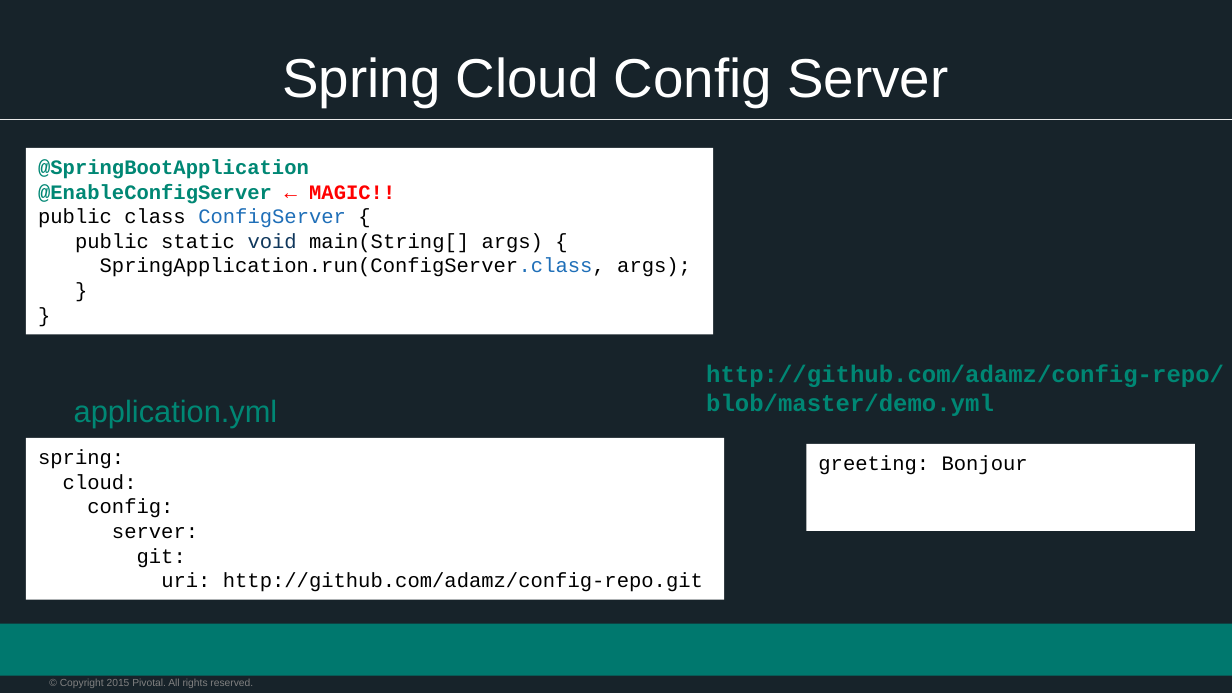
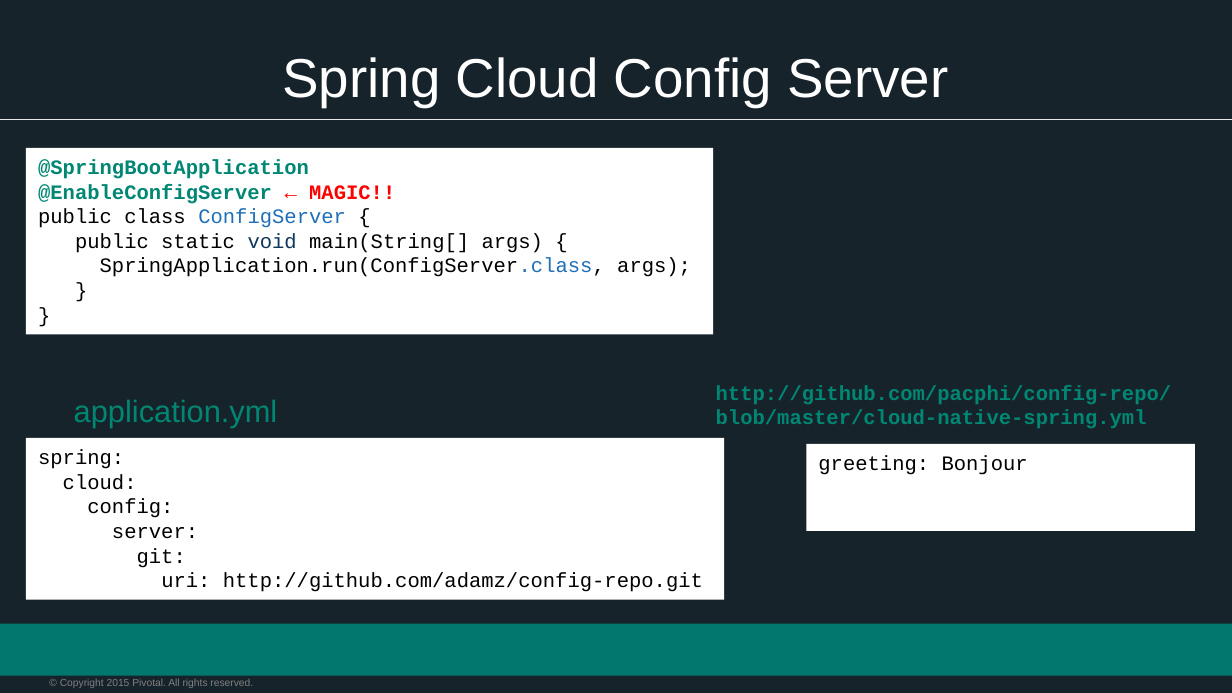
Before and after one commit to vmware-archive/devops-workshop, a slide deck: slide 5 of presentations/103 - Intro to Spring Cloud Services/Session_6_SC_Config.pptx. Drawn at 1232x693 pixels with LibreOffice and Linux fonts; fonts in the diff are those of the drawing; background and template pictures are left out. Boxes give left, top, right and bottom in pixels: in the first picture for what was removed or moved away, otherwise in the second. Text is boxed around its words. In the diff, an @@ line names an element or a change of style, - is before the commit and + after.

Commit message:
Gradle-ize examples in slide decks for Spring Cloud Services

```diff
--- a/presentations/103 - Intro to Spring Cloud Services/Session_6_SC_Config.pptx
+++ b/presentations/103 - Intro to Spring Cloud Services/Session_6_SC_Config.pptx
@@ text at (x1=716, y1=385, x2=1172, y2=428): text changed; size 14 to 12 pt @@
-http://github.com/adamz/config-repo/blob/master/demo.yml
+http://github.com/pacphi/config-repo/blob/master/cloud-native-spring.yml
```
Also in this commit, not shown: 1 other slide changed, 2 other files.
